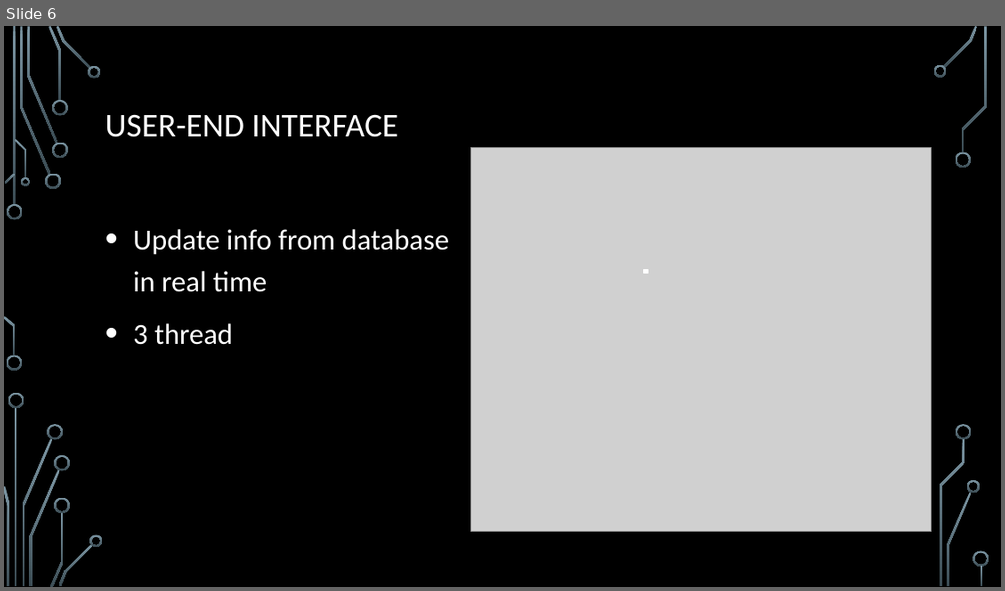
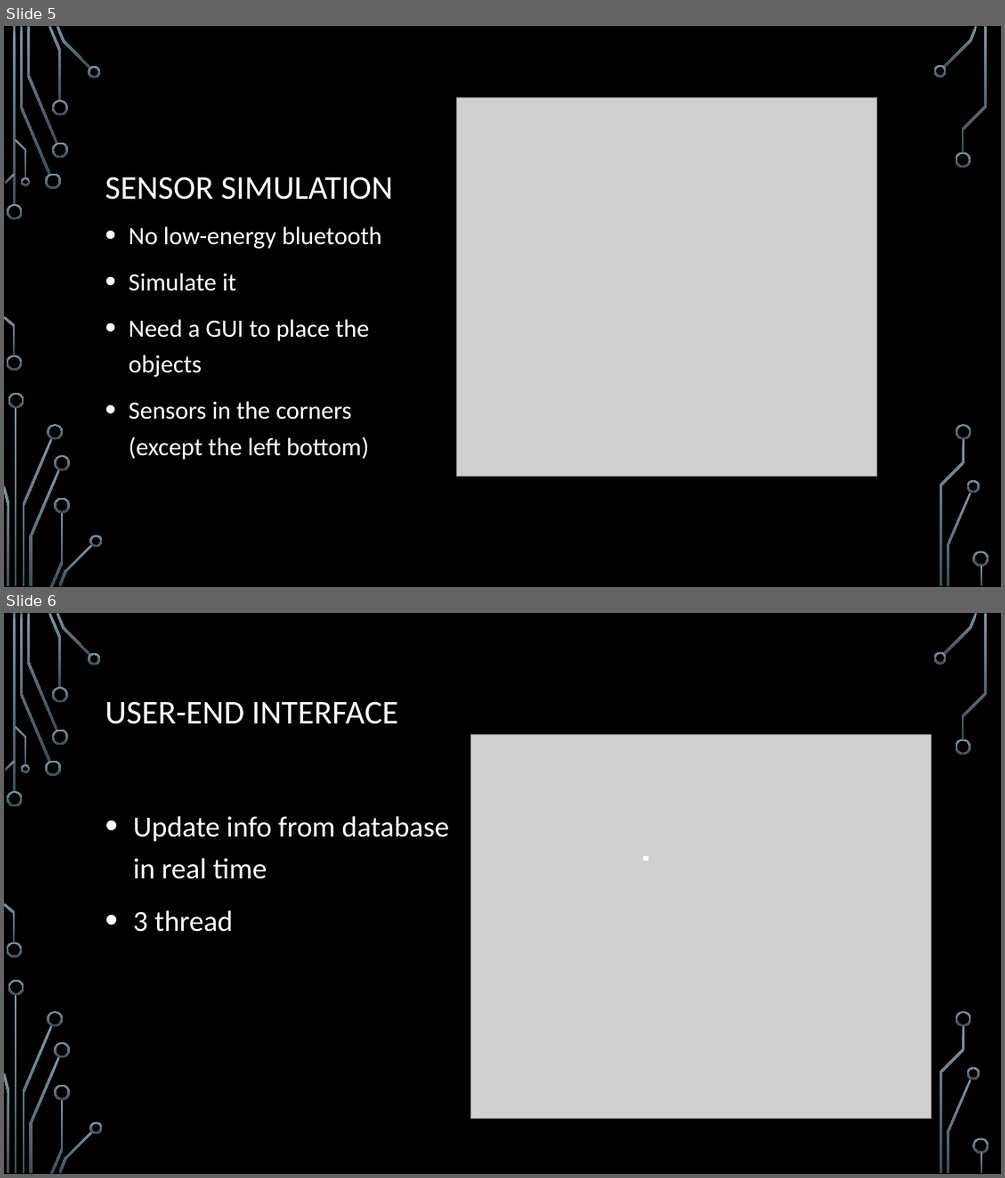
Before and after one commit to PeterSmich/IOTSimSciPy, a slide deck: IoT indoor positioning system for disabled people.pptx. Shown one above the other, each under a label of ours: slide 6 before the commit, slides 5 and 6 after it. The pictures are 1005x591 and 1005x1178 pixels, drawn with LibreOffice and Linux fonts; fonts in the diff are those of the drawing; grey boxes stand for pictures; background and template pictures are left out. Boxes give left, top, right and bottom in pixels: in the first picture for what was removed or moved away, otherwise in the second. Text is boxed around its words. In the diff, an @@ line names an element or a change of style, - is before the commit and + after.

Commit message:
Sensor része

```diff
--- a/IoT indoor positioning system for disabled people.pptx
+++ b/IoT indoor positioning system for disabled people.pptx
@@ slide 5 added at <box>4,26,1001,587</box>, background picture (left out); not listed: 36 template elements that a slide beside it also shows @@
@@ picture added at <box>456,98,876,476</box> @@
@@ title added at <box>105,176,393,200</box>, 32 pt, text #FFFFFF @@
+SENSOR SIMULATION
@@ text added at <box>129,226,381,459</box>, 24 pt, text #FFFFFF @@
+• No low-energy bluetooth
+• Simulate it
+• Need a GUI to place the objects
+• Sensors in the corners (except the left bottom)
```
Also in this commit, not shown: 1 slide removed.
